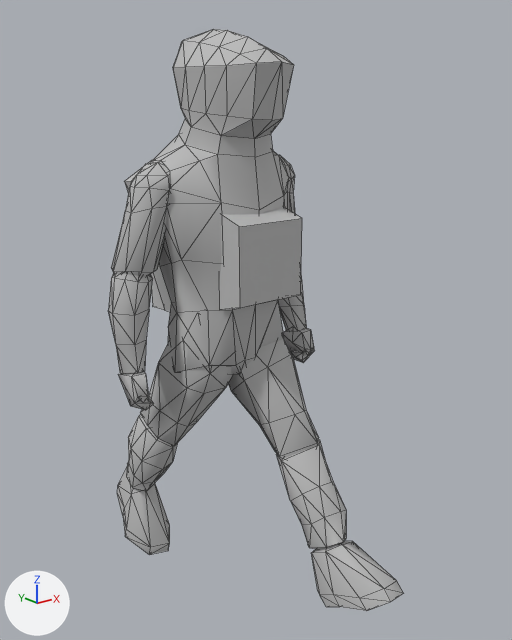
The OBJ model 3DModelFiles/objModels/Player/playerRoughWalkFrame01.obj: old version first, new version second.
Both versions are drawn from a 50 mm lens placed at (-3.82, -5.19, 4.86), pointed at (0.17, -0.21, 2.87). Arrows for +X, +Y and +Z are at lower left; the lights stay in place. Mesh edges are drawn as thin lines. Where no turn or scale is listed for an object, it has been applied to the vertices. Vertices at the same position are counted once.

In view in the first picture: 'playerRoughWalkFrame01'.
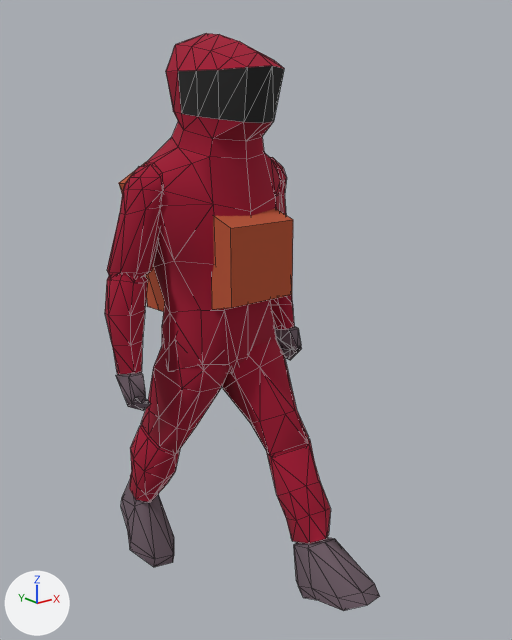
Where the change shows, as pixel boxes (x1, y1, x2, y2) in the pictures (512 x 640 px; the box of a moved part takes in the faces that stretch with it):
'playerRoughWalkFrame01', reshaped (7% narrower)
    before: (108, 29, 403, 611)
    after: (105, 33, 380, 611)
part 1 of me_playerroughwalkframe01, moved or reshaped
    before: (151, 29, 294, 374)
    after: (143, 33, 284, 373)
part 2 of me_playerroughwalkframe01, moved or reshaped
    before: (278, 155, 295, 214)
    after: (270, 157, 287, 215)
part 3 of me_playerroughwalkframe01, moved or reshaped
    before: (278, 275, 306, 332)
    after: (270, 295, 294, 330)
part 4 of me_playerroughwalkframe01, moved or reshaped
    before: (283, 328, 314, 363)
    after: (275, 326, 302, 360)
part 5 of me_playerroughwalkframe01, moved or reshaped
    before: (111, 162, 170, 277)
    after: (107, 164, 163, 278)
part 6 of me_playerroughwalkframe01, moved or reshaped
    before: (108, 274, 153, 374)
    after: (105, 275, 148, 374)
part 7 of me_playerroughwalkframe01, moved or reshaped
    before: (119, 371, 154, 410)
    after: (116, 372, 151, 410)
part 8 of me_playerroughwalkframe01, moved or reshaped
    before: (228, 339, 319, 458)
    after: (222, 339, 308, 456)
part 9 of me_playerroughwalkframe01, moved or reshaped
    before: (276, 439, 346, 549)
    after: (266, 439, 331, 544)
part 10 of me_playerroughwalkframe01, moved or reshaped
    before: (311, 541, 403, 611)
    after: (294, 537, 380, 611)
part 11 of me_playerroughwalkframe01, moved or reshaped
    before: (140, 337, 233, 446)
    after: (141, 342, 228, 454)
part 12 of me_playerroughwalkframe01, moved or reshaped
    before: (126, 414, 177, 491)
    after: (130, 425, 180, 502)
part 13 of me_playerroughwalkframe01, moved or reshaped
    before: (117, 468, 170, 555)
    after: (121, 481, 174, 567)
part 14 of me_playerroughwalkframe01, moved or reshaped
    before: (219, 207, 302, 310)
    after: (211, 208, 293, 310)
part 15 of me_playerroughwalkframe01, moved or reshaped
    before: (124, 160, 171, 312)
    after: (119, 162, 165, 312)

Diff of the bpy script that builds the scene:
```diff
--- a/3DModelFiles/objModels/Player/playerRoughWalkFrame01.obj.py
+++ b/3DModelFiles/objModels/Player/playerRoughWalkFrame01.obj.py
@@ me_playerroughwalkframe01 @@
 me_playerroughwalkframe01.from_pydata(...)  # 534 vertices, 955 faces; spans x -1.11..1.11, y -1.86..1.56, z 0.0..5.42
-me_playerroughwalkframe01.materials.append(mat_lambert28sg)  # grey #bcbcbc
+# me_playerroughwalkframe01 part 1: the loose piece of 135 vertices spanning x -0.72..0.72, y -0.74..0.6, z 2.33..5.42 is moved by (0.0, 0.12, -0.03), in mat_lambert10sg (picture img_person_texture_jpg)
+# me_playerroughwalkframe01 part 2: the loose piece of 40 vertices spanning x 0.47..1.04, y -0.11..0.48, z 3.3..4.35 is turned 2.7 degrees about the x axis through its middle, then moved by (0.0, 0.13, -0.02), in mat_lambert10sg (picture img_person_texture_jpg)
+# me_playerroughwalkframe01 part 3: the loose piece of 37 vertices spanning x 0.7..1.11, y -0.01..0.46, z 2.48..3.55 is turned 2.7 degrees about the x axis through its middle, then moved by (0.0, 0.17, -0.02), in mat_lambert10sg (picture img_person_texture_jpg)
+# me_playerroughwalkframe01 part 4: the loose piece of 19 vertices spanning x 0.87..1.1, y -0.11..0.29, z 2.2..2.57 is scaled about its middle by (1, 0.988, 1.01), then moved by (0.0, 0.2, -0.03), in mat_lambert10sg (picture img_person_texture_jpg)
+# me_playerroughwalkframe01 part 5: the loose piece of 40 vertices spanning x -1.04..-0.47, y -0.11..0.48, z 3.3..4.35 is turned -2.1 degrees about the x axis through its middle, then moved by (0.0, 0.1, -0.03), in mat_lambert10sg (picture img_person_texture_jpg)
+# me_playerroughwalkframe01 part 6: the loose piece of 37 vertices spanning x -1.11..-0.7, y -0.01..0.46, z 2.48..3.55 is turned -2.1 degrees about the x axis through its middle, then moved by (0.0, 0.07, -0.03), in mat_lambert10sg (picture img_person_texture_jpg)
+# me_playerroughwalkframe01 part 7: the loose piece of 19 vertices spanning x -1.1..-0.87, y -0.11..0.29, z 2.2..2.57 is moved by (0.0, 0.05, -0.02), in mat_lambert10sg (picture img_person_texture_jpg)
+# me_playerroughwalkframe01 part 8: the loose piece of 33 vertices spanning x -0.09..0.63, y -0.78..0.34, z 1.43..2.9 is turned 1.8 degrees about the x axis through its middle, then moved by (0.0, 0.13, -0.03), in mat_lambert10sg (picture img_person_texture_jpg)
+# me_playerroughwalkframe01 part 9: the loose piece of 32 vertices spanning x 0.2..0.66, y -1.15..-0.29, z 0.62..1.74 is turned 6.3 degrees about the x axis through its middle, then moved by (0.0, 0.19, -0.05), in mat_lambert10sg (picture img_person_texture_jpg)
+# me_playerroughwalkframe01 part 10: the loose piece of 24 vertices spanning x 0.23..0.71, y -1.86..-0.83, z 0.13..0.78 is turned 8.6 degrees about the x axis through its middle, then moved by (0.0, 0.29, -0.13), in mat_lambert10sg (picture img_person_texture_jpg)
+# me_playerroughwalkframe01 part 11: the loose piece of 33 vertices spanning x -0.61..0.11, y -0.28..0.76, z 1.43..3.03 is turned -7.9 degrees about the x axis through its middle, then moved by (0.0, 0.06, -0.06), in mat_lambert10sg (picture img_person_texture_jpg)
+# me_playerroughwalkframe01 part 12: the loose piece of 32 vertices spanning x -0.64..-0.17, y 0.34..1.29, z 0.76..1.83 is turned -2.6 degrees about the x axis through its middle, then moved by (0.0, -0.04, -0.11), in mat_lambert10sg (picture img_person_texture_jpg)
+# me_playerroughwalkframe01 part 13: the loose piece of 24 vertices spanning x -0.69..-0.21, y 0.68..1.56, z 0.06..0.91 is turned -2.6 degrees about the x axis through its middle, then moved by (0.0, -0.08, -0.12), in mat_lambert10sg (picture img_person_texture_jpg)
+# me_playerroughwalkframe01 part 14: the loose piece of 8 vertices spanning x -0.34..0.34, y -0.63..-0.33, z 3.09..3.95 is moved by (0.0, 0.12, -0.03), in mat_lambert10sg (picture img_person_texture_jpg)
+# me_playerroughwalkframe01 part 15: the loose piece of 20 vertices spanning x -0.63..0.63, y 0.43..1.23, z 2.83..4.32 is moved by (0.0, 0.12, -0.03), in mat_lambert10sg (picture img_person_texture_jpg)
+me_playerroughwalkframe01.materials.append(mat_lambert10sg)  # picture img_person_texture_jpg
```
